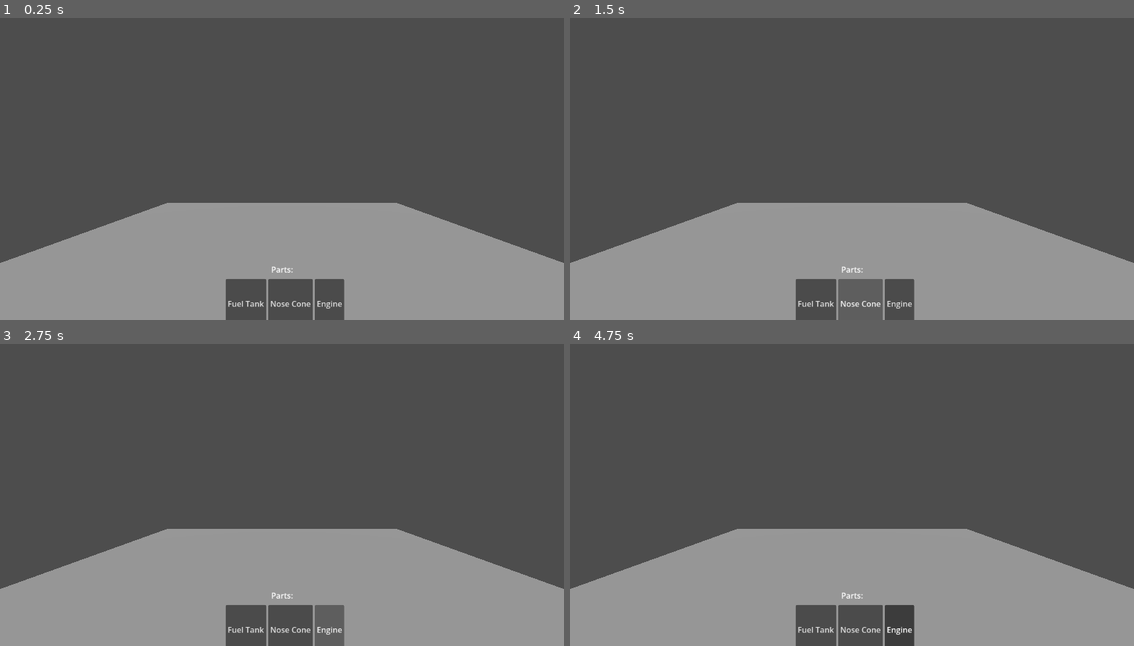
Above: before the commit, frames 1-4 (two rows, left to right).
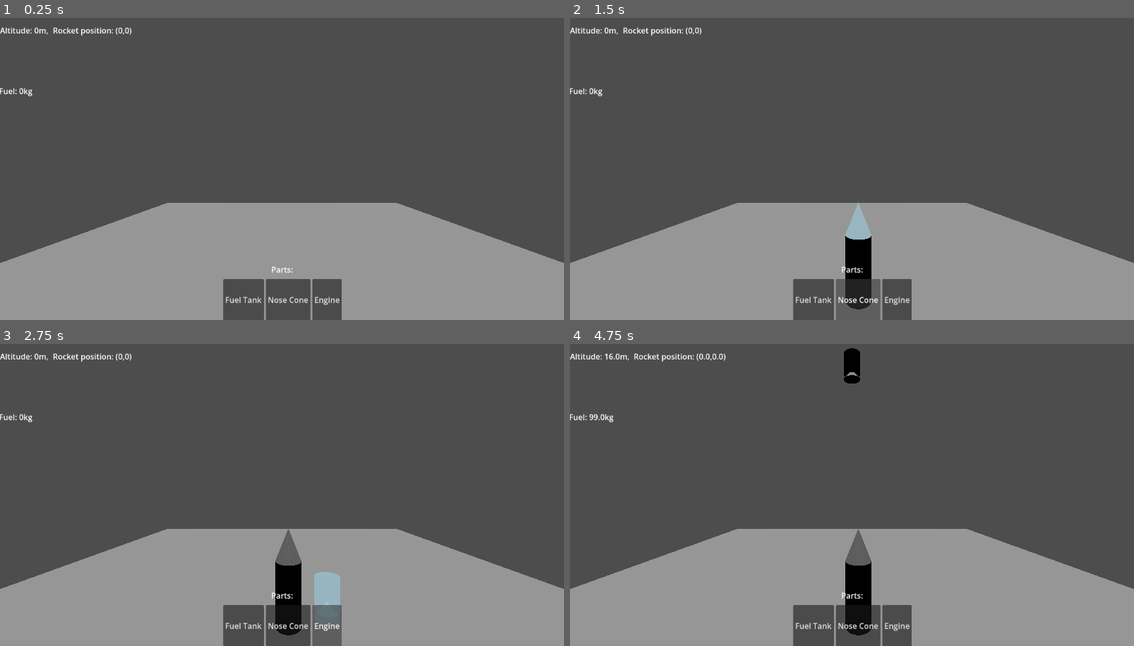
Above: after the commit, the same moments.

Repository: lukeychen6-ship-it/modular-parts-test
Game: Godot game, scene res://RocketBuilder.tscn
The game is run twice, just before and just after one commit, with the same random seed, the same clock (stepped at 60 frames per second) and the same inputs.
Inputs (mouse positions are in pixels of both pictures, inside the frame that each line leads up to):
- Up to frame 1 (0.25 s): no input
- Up to frame 2 (1.5 s): click "Fuel Tank" at 0.5 s; click "Nose Cone" at 1.25 s
- Up to frame 3 (2.75 s): click "Engine" at 2 s
- Up to frame 4 (4.75 s): tap Enter at 2.75 s; move the mouse to (976, 470) at 2.77 s; hold Space (thrust) 2.78-3.53 s; hold L (launch) 2.78-3.53 s; click (976, 470) at 2.92 s; move the mouse to (739, 504) at 3.52 s; tap 0 (clear_part) at 3.6 s; click (739, 504) at 3.67 s; tap L (launch) at 3.8 s; move the mouse to (908, 416) at 4.27 s; hold Space (thrust) from 4.28 s (still down); hold L (launch) from 4.28 s (still down); click (908, 416) at 4.42 s

The runs differ from the first frame. In frame 1, 1.0% of the frame differs, in the area x 0-62%, y 3-100%; in frame 2, 2.3%; in frame 3, 2.9%; in frame 4, 2.7%.

Commit message:
End of Day 8/1

Diff:
--- a/RocketBuilder.tscn
+++ b/RocketBuilder.tscn
@@ -8,6 +8,7 @@
 [ext_resource type="PackedScene" uid="uid://cxgaovv3f62o5" path="res://BuildManager.tscn" id="6_7s7gv"]
 [ext_resource type="Script" uid="uid://c7avyorp2xfkn" path="res://parts_menu.gd" id="7_l6gie"]
 [ext_resource type="Script" uid="uid://bnbxbjwabfr3b" path="res://altitude_info.gd" id="8_28f8q"]
+[ext_resource type="Script" uid="uid://bmnakol3pyg17" path="res://fuel_info.gd" id="8_s3624"]
 
 [sub_resource type="BoxShape3D" id="BoxShape3D_7s7gv"]
 size = Vector3(50, 1, 50)
@@ -68,17 +69,23 @@
 anchors_preset = -1
 anchor_right = 0.163
 anchor_bottom = 0.116000004
-offset_left = 6.0
+offset_left = 2.0
 offset_top = 564.0
-offset_right = 970.224
-offset_bottom = 590.36
+offset_right = 964.224
+offset_bottom = 573.83203
 alignment = 1
 script = ExtResource("7_l6gie")
+
+[node name="FuelInfo" type="BoxContainer" parent="." unique_id=102227866]
+offset_left = -2.0
+offset_top = 124.0
+offset_right = 156.0
+offset_bottom = 236.0
+script = ExtResource("8_s3624")
 
 [node name="AltitudeInfo" type="BoxContainer" parent="." unique_id=1605232439]
 anchors_preset = -1
 anchor_right = 1.0
 anchor_bottom = 0.17300001
-offset_right = 4.0
 offset_bottom = -0.104003906
 script = ExtResource("8_28f8q")
--- a/altitude_info.gd
+++ b/altitude_info.gd
@@ -1,18 +1,28 @@
 extends BoxContainer
-@export var engines: Array[RigidBody3D]
 
-var elevation_label = Label.new()
+var elevation_label: Label
+var position_label: Label
 
-# Called when the node enters the scene tree for the first time.
+@onready var assembly_manager = get_tree().get_root().find_child("AssemblyManager", true, false)
+
 func _ready() -> void:
-	pass # Replace with function body.
+	elevation_label = Label.new()
+	position_label = Label.new()
+	elevation_label.text = "Altitude: 0m, "
+	position_label.text = "Rocket position: (0,0)"
+	add_child(elevation_label)
+	add_child(position_label)
 
+func _process(_delta: float) -> void:
+	if not assembly_manager or not assembly_manager.controller:
+		return
 
+	var engines = assembly_manager.controller.engines
+	if engines.is_empty():
+		return
 
-# Called every frame. 'delta' is the elapsed time since the previous frame.
-func _process(delta: float) -> void:
-	for engine_body in engines:
-		for child in engine_body.get_children():
-			if child.has_method("apply_thrust"):
-				var elevation: float = child.global_position.y
-				elevation_label.text = elevation
+	var elevation: float = engines[0].global_position.y
+	var x_position: float = engines[0].global_position.x
+	var z_position: float = engines[0].global_position.z
+	elevation_label.text = "Altitude: " + str(snappedf(elevation, 0.1)) + "m, "
+	position_label.text = "Rocket position: (" + str(snappedf(x_position, 0.1)) + "," + str(snappedf(z_position, 0.1)) + ")"
--- a/assembly_manager.gd
+++ b/assembly_manager.gd
@@ -22,13 +22,6 @@
 				break
 	for part in controller.parts:
 		part.add_to_group("rocket_parts")
-func _process(delta: float) -> void:
-	for engine_body in engines:                    # renamed for clarity
-		# Find the EngineComponent child and set throttle on it
-		for child in engine_body.get_children():
-			if child.has_method("apply_thrust"):
-				var elevation: float = child.global_position.y
-				print("Engine elevation: ", elevation)
 
 func _input(event: InputEvent) -> void:
 	if event.is_action_pressed("launch"):
--- a/build_manager.gd
+++ b/build_manager.gd
@@ -11,12 +11,10 @@
 var snap_threshold := 4.0
 var unsnap_threshold := 6.0
 var engine_count := 0
+var fuel_tank_count := 0
 
 @onready var camera := get_viewport().get_camera_3d()
 @onready var assembly_manager = get_tree().get_root().find_child("AssemblyManager", true, false)
-@export var fuel_tank_button: Button
-@export var nose_cone_button: Button
-@export var engine_button: Button
 
 func _ready() -> void:
 	print("✅ BuildManager ready. Camera:", camera != null)
@@ -130,6 +128,8 @@
 	var best_snap_distance := 9999.0
 	var best_target_port: Marker3D = null
 
+	print("Searching ports. Occupied: ", occupied_ports.size())
+
 	for part in get_tree().get_nodes_in_group("rocket_parts"):
 		if part == ghost_part or not part.has_method("get_attachment_points"):
 			continue
@@ -139,6 +139,8 @@
 				if distance < best_snap_distance:
 					best_snap_distance = distance
 					best_target_port = port
+
+	print("Best snap distance: ", best_snap_distance, " | Target port: ", best_target_port)
 
 	if best_target_port and best_snap_distance < snap_threshold:
 		is_snapped = true
@@ -159,9 +161,14 @@
 	new_part.collision_mask = 0
 	new_part.add_to_group("rocket_parts")
 
-	# Add to AssemblyManager so RocketController can find it
+	# Set transform BEFORE add_child so _ready() sees the correct position
+	# We can't use global_transform before it's in the tree, so store it
+	var target_transform = ghost_part.global_transform
+
 	assembly_manager.add_child(new_part)
-	new_part.global_transform = ghost_part.global_transform
+
+	# Use call_deferred so the transform is applied after _ready() finishes
+	new_part.set_deferred("global_transform", target_transform)
 
 	# Register with RocketController
 	if assembly_manager.controller:
@@ -179,9 +186,9 @@
 	snapped_to_port = null
 	ghost_part.queue_free()
 	ghost_part = null
-	print("✅ Part placed!")
-	assembly_manager.controller.parts.append(new_part)
+
 	if selected_part_type == parts_palette[2]:
 		engine_count += 1
-	if new_part.has_method("get_attachment_points"):  # optional
-		print("Added new part to controller")
+	if selected_part_type == parts_palette[0]:
+		fuel_tank_count += 1
+	print("✅ Part placed!")
--- a/engine.gd
+++ b/engine.gd
@@ -1,7 +1,7 @@
 extends Node3D
 class_name EngineComponent
 
-@export var max_thrust: float = 4000.0
+@export var max_thrust: float = 2500.0
 @export var throttle: float = 0.0
 
 @onready var body: RigidBody3D = get_parent()  # The actual RigidBody part
--- /dev/null
+++ b/fuel_info.gd
@@ -0,0 +1,21 @@
+extends BoxContainer
+
+var fuel_label: Label
+
+@onready var build_manager = get_tree().get_root().find_child("BuildManager", true, false)
+@onready var rocket_controller = get_tree().get_root().find_child("RocketController", true, false)
+
+func _ready() -> void:
+	fuel_label = Label.new()
+	fuel_label.text = "Fuel: 0kg"
+	add_child(fuel_label)
+
+func _process(delta: float) -> void:
+	if not build_manager:
+		return
+	var fuel_mass: float = build_manager.fuel_tank_count * 100.0
+	if rocket_controller.is_launched:
+		var simulation_fuel: float = fuel_mass
+		if Input.is_action_pressed("thrust"):
+			simulation_fuel -= 1
+		fuel_label.text = "Fuel: " + str(snappedf(simulation_fuel, 0.1)) + "kg"
--- a/fuel_tank_press.gd
+++ /dev/null
@@ -1,16 +0,0 @@
-extends Button
-
-
-# Called when the node enters the scene tree for the first time.
-func _ready():
-	var button = Button.new()
-	button.text = "Test"
-	button.pressed.connect(_button_pressed)
-	add_child(button)
-
-func _button_pressed():
-	print("Hello world!")
-
-# Called every frame. 'delta' is the elapsed time since the previous frame.
-func _process(delta: float) -> void:
-	pass
--- a/parts_menu.gd
+++ b/parts_menu.gd
@@ -1,21 +1,38 @@
 extends BoxContainer
 
+@onready var build_manager = get_tree().get_root().find_child("BuildManager", true, false)
 
- #Called when the node enters the scene tree for the first time.
-func _ready():
+func _ready() -> void:
 	var fuel_tank_button = Button.new()
 	var nose_cone_button = Button.new()
 	var engine_button = Button.new()
+
 	fuel_tank_button.text = "Fuel Tank"
 	nose_cone_button.text = "Nose Cone"
 	engine_button.text = "Engine"
-	fuel_tank_button.pressed.connect(_button_pressed)
+
+	fuel_tank_button.pressed.connect(_on_fuel_tank_pressed)
+	nose_cone_button.pressed.connect(_on_nose_cone_pressed)
+	engine_button.pressed.connect(_on_engine_pressed)
+
 	add_child(fuel_tank_button)
 	add_child(nose_cone_button)
 	add_child(engine_button)
 
-func _button_pressed():
-	print("Hello world!")
-# Called every frame. 'delta' is the elapsed time since the previous frame.
-func _process(delta: float) -> void:
-	pass
+func _on_fuel_tank_pressed() -> void:
+	if build_manager and build_manager.parts_palette.size() > 0:
+		build_manager.selected_part_type = build_manager.parts_palette[0]
+		build_manager.create_ghost()
+
+func _on_nose_cone_pressed() -> void:
+	if build_manager and build_manager.parts_palette.size() > 1:
+		build_manager.selected_part_type = build_manager.parts_palette[1]
+		build_manager.create_ghost()
+
+func _on_engine_pressed() -> void:
+	if build_manager and build_manager.parts_palette.size() > 2:
+		if build_manager.engine_count < 1:
+			build_manager.selected_part_type = build_manager.parts_palette[2]
+			build_manager.create_ghost()
+		else:
+			print("You can only have one engine")
--- a/project.godot
+++ b/project.godot
@@ -16,6 +16,17 @@
 
 [input]
 
+ui_accept={
+"deadzone": 0.5,
+"events": [Object(InputEventKey,"resource_local_to_scene":false,"resource_name":"","device":0,"window_id":0,"alt_pressed":false,"shift_pressed":false,"ctrl_pressed":false,"meta_pressed":false,"pressed":false,"keycode":4194309,"physical_keycode":0,"key_label":0,"unicode":0,"location":0,"echo":false,"script":null)
+, Object(InputEventKey,"resource_local_to_scene":false,"resource_name":"","device":0,"window_id":0,"alt_pressed":false,"shift_pressed":false,"ctrl_pressed":false,"meta_pressed":false,"pressed":false,"keycode":4194310,"physical_keycode":0,"key_label":0,"unicode":0,"location":0,"echo":false,"script":null)
+]
+}
+ui_select={
+"deadzone": 0.5,
+"events": [Object(InputEventJoypadButton,"resource_local_to_scene":false,"resource_name":"","device":-1,"button_index":3,"pressure":0.0,"pressed":false,"script":null)
+]
+}
 thrust={
 "deadzone": 0.2,
 "events": [Object(InputEventKey,"resource_local_to_scene":false,"resource_name":"","device":-1,"window_id":0,"alt_press …(191 unchanged characters)…
Not shown, added: fuel_info.gd.uid
Not shown, removed: fuel_tank_press.gd.uid
